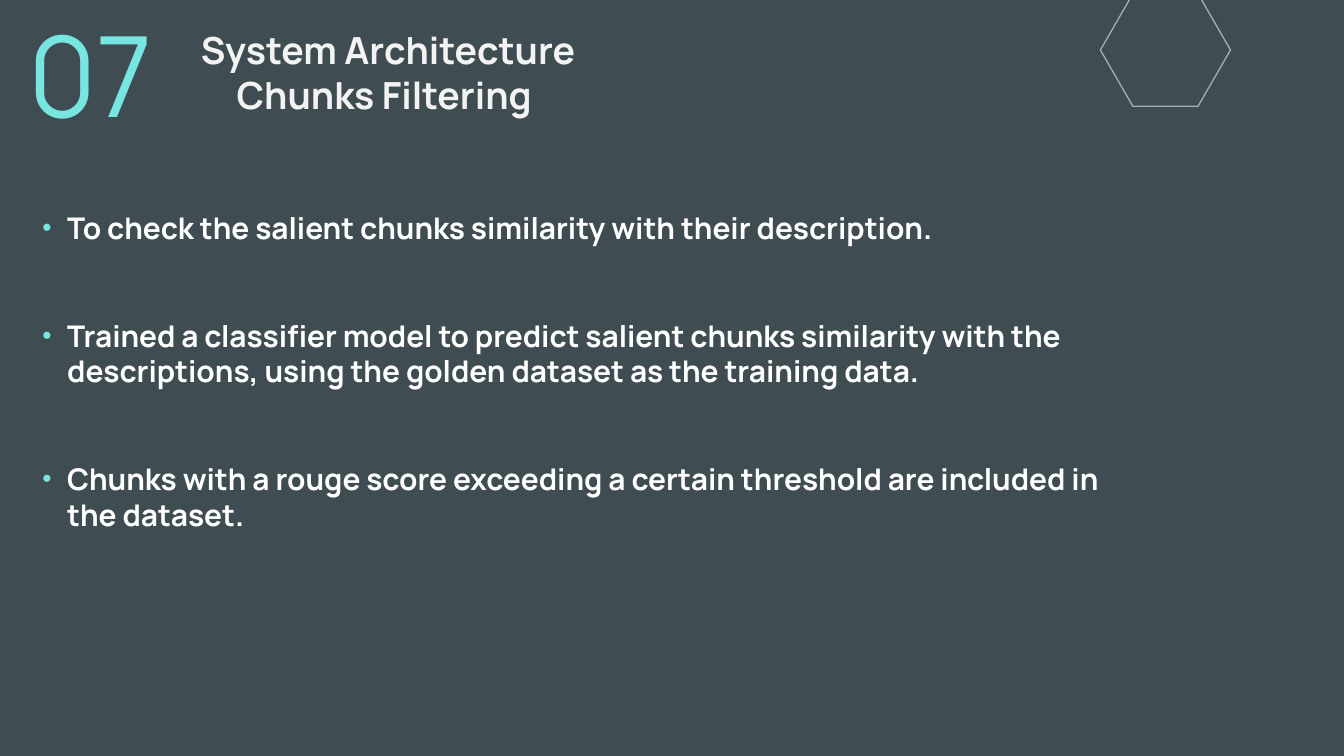
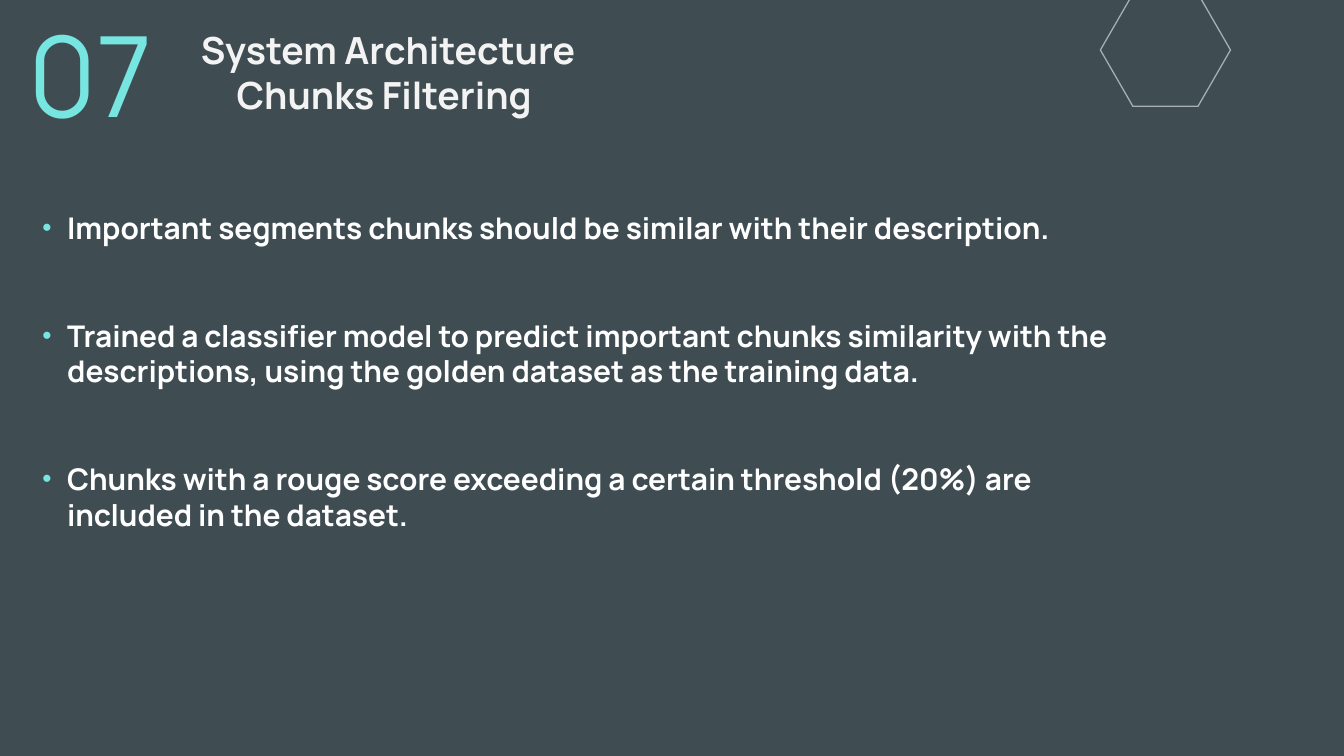
Before and after one commit to Voeii/Podcast-Sum, a slide deck: slide 17 of Prez.pptx (slide 15 before the commit). Drawn at 1344x756 pixels with LibreOffice and Linux fonts; fonts in the diff are those of the drawing. Boxes give left, top, right and bottom in pixels: in the first picture for what was removed or moved away, otherwise in the second. Text is boxed around its words. In the diff, an @@ line names an element or a change of style, - is before the commit and + after.

```diff
--- a/Prez.pptx
+++ b/Prez.pptx
@@ subtitle at bbox=[67, 217, 1107, 527]: text changed @@
-• To check the salient chunks similarity with their description.
-• Trained a classifier model to predict salient chunks similarity with the descriptions, using the golden dataset as the training data.
-• Chunks with a rouge score exceeding a certain threshold are included in the dataset.
+• Important segments chunks should be similar with their description.
+• Trained a classifier model to predict important chunks similarity with the descriptions, using the golden dataset as the training data.
+• Chunks with a rouge score exceeding a certain threshold (20%) are included in the dataset.
```
Also in this commit, not shown: 12 other slides changed, 8 slides added, 1 slide removed.
